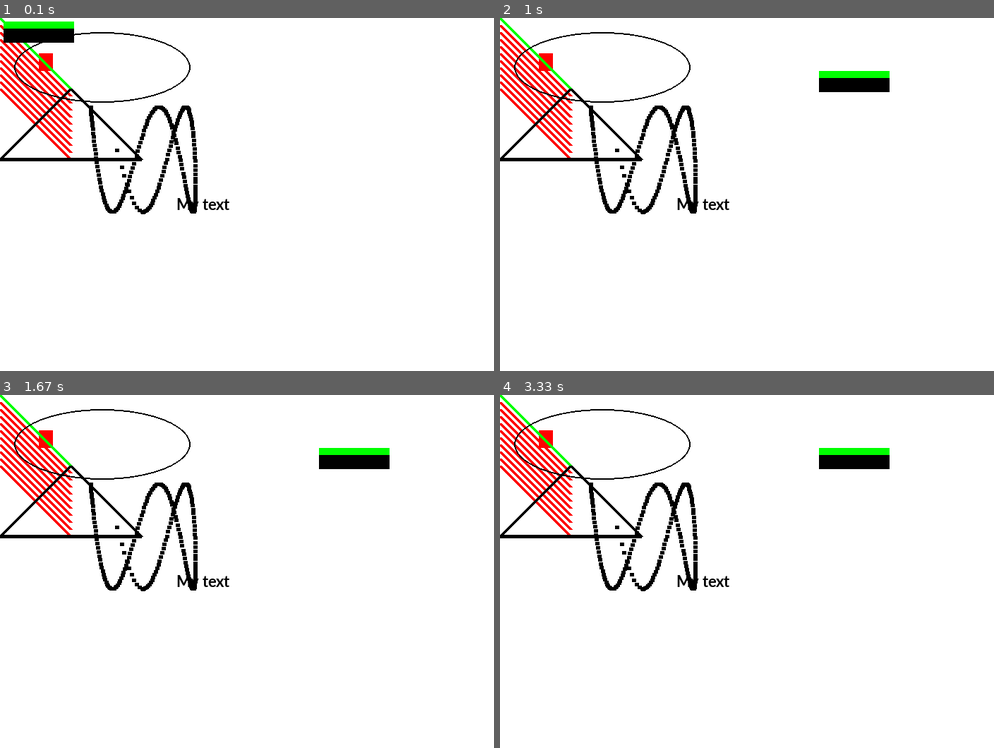
Above: before the commit, frames 1-4 (two rows, left to right).
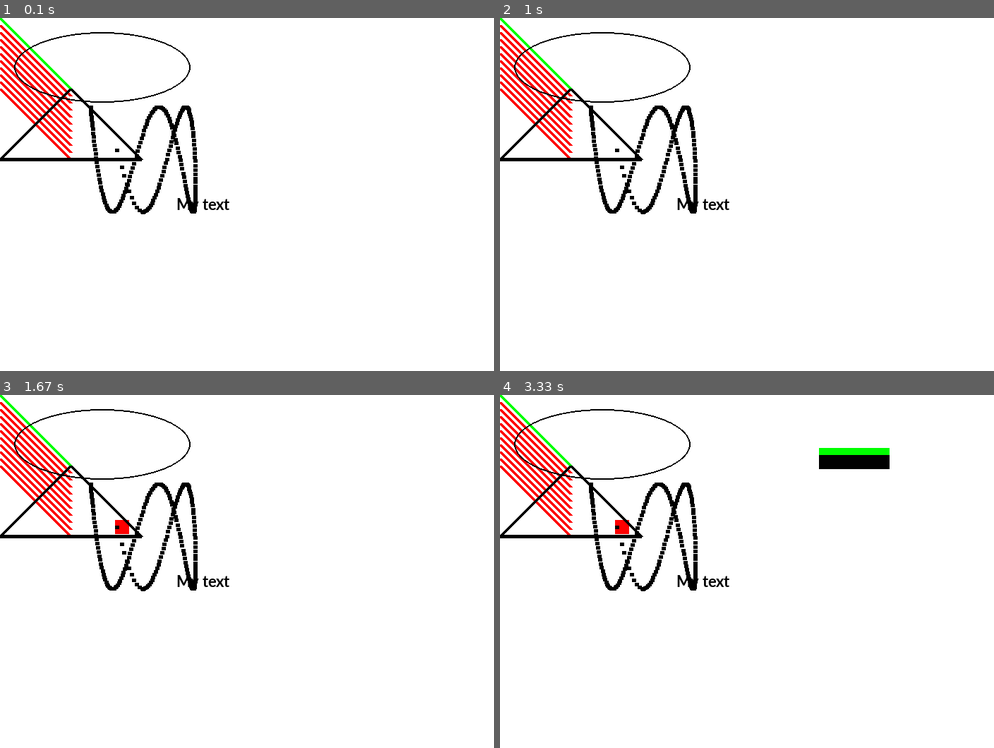
Above: after the commit, the same moments.

Repository: GitGud123456/python-learning
Game: pygame game, started from python/hello world/drawing_thing.py
Two runs of this game, one before a commit and one after it. Both use one fixed random seed, a clock stepped at 60 frames per second and the inputs below.
Inputs (mouse positions are in pixels of both pictures, inside the frame that each line leads up to):
- Up to frame 1 (0.1 s): no input
- Up to frame 2 (1 s): tap 1 at 0.33 s; press the mouse at (593, 275) at 0.7 s; move the mouse to (707, 173) at 0.8 s; release the mouse at (821, 70) at 0.93 s
- Up to frame 3 (1.67 s): hold D 1-1.47 s; hold W from 1.5 s (still down)
- Up to frame 4 (3.33 s): release W at 1.97 s; hold A 2.5-3.03 s; hold 1 from 3.07 s (still down); hold S from 3.07 s (still down)

The runs differ from the first frame. In frame 1, 0.9% of the frame differs, in the area x 0-15%, y 1-15%; in frame 2, 1.0%; in frame 3, 1.1%, in the area x 7-79%, y 10-40%; in frame 4, 0.2%.

Commit message:
Update drawing_thing.py

Diff:
--- a/python/hello world/drawing_thing.py
+++ b/python/hello world/drawing_thing.py
@@ -16,34 +16,78 @@
 WHITE = (255, 255, 255)
 GREEN = (0, 255, 0)
 RED = (255, 0, 0)
+pressed_1 = False
+mouse_button = False
+w_pressed = False
+a_pressed = False
+s_pressed = False
+d_pressed = False
+objects_list = []
+y = 100
+x = 100
+player = [x,y,20,20]
 
-objects_list = []
 
 def actionDetection():
+    global pressed_1, mouse_button,w_pressed,a_pressed,s_pressed,d_pressed,player,y,x
     for event in pygame.event.get(): # User did something
         if event.type == pygame.QUIT: # If user clicked close
             print("User asked to quit.")
             pygame.quit()
             return True
         elif event.type == pygame.KEYDOWN:
+            if pygame.key.name(event.key) == "1":
+                pressed_1 = True
+            if pygame.key.name(event.key) == "w":
+                w_pressed = True
+            if pygame.key.name(event.key) == "a":
+                a_pressed = True
+            if pygame.key.name(event.key) == "s":
+                s_pressed = True
+            if pygame.key.name(event.key) == "d":
+                d_pressed = True
             print("User pressed a key.")
         elif event.type == pygame.KEYUP:
+            if pygame.key.name(event.key) == "1":
+                pressed_1 = False
+            if pygame.key.name(event.key) == "w":
+                w_pressed = False
+            if pygame.key.name(event.key) == "a":
+                a_pressed = False
+            if pygame.key.name(event.key) == "s":
+                s_pressed = False
+            if pygame.key.name(event.key) == "d":
+                d_pressed = False
             print("User let go of a key.")
         elif event.type == pygame.MOUSEBUTTONDOWN:
-            drawground(True)
+            mouse_button = True
+            #drawground(True)
             print("User pressed a mouse button")
+        elif event.type == pygame.MOUSEBUTTONUP:
+            mouse_button = False
+            #drawground(True)
+            print("User let go of mouse button")
     return False
 
 
+def draw_player(x,y):
+    objects_list.append([screen, RED, x, y, 20, 20,True])
+
 def drawground(T_F):
-    [x,y] = mouseLocation_finder()
-    pygame.draw.rect(screen, GREEN, [x, y, 100, 10], 0)
-    pygame.draw.rect(screen, BLACK, [x, y+10, 100, 20], 0)
-    if T_F == True:
-        objects_list.append([screen, GREEN, [x, y, 100, 10]])
+        [x,y] = mouseLocation_finder()
+        pygame.draw.rect(screen, GREEN, [x, y, 100, 10], 0)
+        pygame.draw.rect(screen, BLACK, [x, y+10, 100, 20], 0)
+        if T_F == True:
+            objects_list.append([screen, GREEN, x, y, 100, 10,True])
+            objects_list.append([screen, BLACK, x, y+10, 100, 20,True])
+        elif T_F == False:
+            objects_list.append([screen, GREEN, x, y, 100, 10,False])
+            objects_list.append([screen, BLACK, x, y+10, 100, 20,False])
 def mouseLocation_finder():
     mouse_pos = pygame.mouse.get_pos()
     return mouse_pos
+
+
 
 
 pygame.init()
@@ -62,24 +106,30 @@
 
 # -------- Main Program Loop -----------
 while not done:
+
+    player = [x,y,20,20]
     # --- Main event loop
+    done == actionDetection()  # Flag that we are done so we exit this loop
+    # --- Game logic should go here
+    if pressed_1 == True and mouse_button == True:
+        drawground(True)
+    elif pressed_1 == True and mouse_button == False:
+        drawground(False)
+    if w_pressed == True and d_pressed == False:
+        y = y - 10
+        draw_player(x,y)
+        print(x,y)
 
-    done == actionDetection()  # Flag that we are done so we exit this loop
-    #mouseLocation_finder()
-    # --- Game logic should go here
 
     # --- Screen-clearing code goes here
-
-    # Here, we clear the screen to white. Don't put other drawing commands
-    # above this, or they will be erased with this command.
-
-    # If you want a background image, replace this clear with blit'ing the
-    # background image.
     screen.fill(WHITE)
 
     # --- Drawing code should go here
+
+
+
     #pygame.draw.rect(Surface, color, Rect, width=0): return Rect
-    pygame.draw.rect(screen, RED, [55, 50, 20, 25], 0)
+    #pygame.draw.rect(screen, RED, [55, 50, 20, 25], 0)
     # Draw on the screen a green line from (0, 0) to (100, 100)
     # that is 5 pixels wide.
     pygame.draw.line(screen, GREEN, [0, 0], [100, 100], 5)
@@ -88,11 +138,16 @@
     for y_offset in range(0, 100, 10):
         pygame.draw.line(screen,RED,[0,10+y_offset],[100,110+y_offset],5)
 
-    drawground(False)
+
+
 
     for item in objects_list:
-        print(item)
-        #pygame.draw.rect(screen, GREEN, [item[0], y, 100, 10], 0)
+        pygame.draw.rect(item[0], item[1], [item[2], item[3], item[4], item[5]], 0)
+        if item[6] == False:
+            objects_list.remove(item)
+
+
+
     for i in range(200):
 
         radians_x = i / 20
